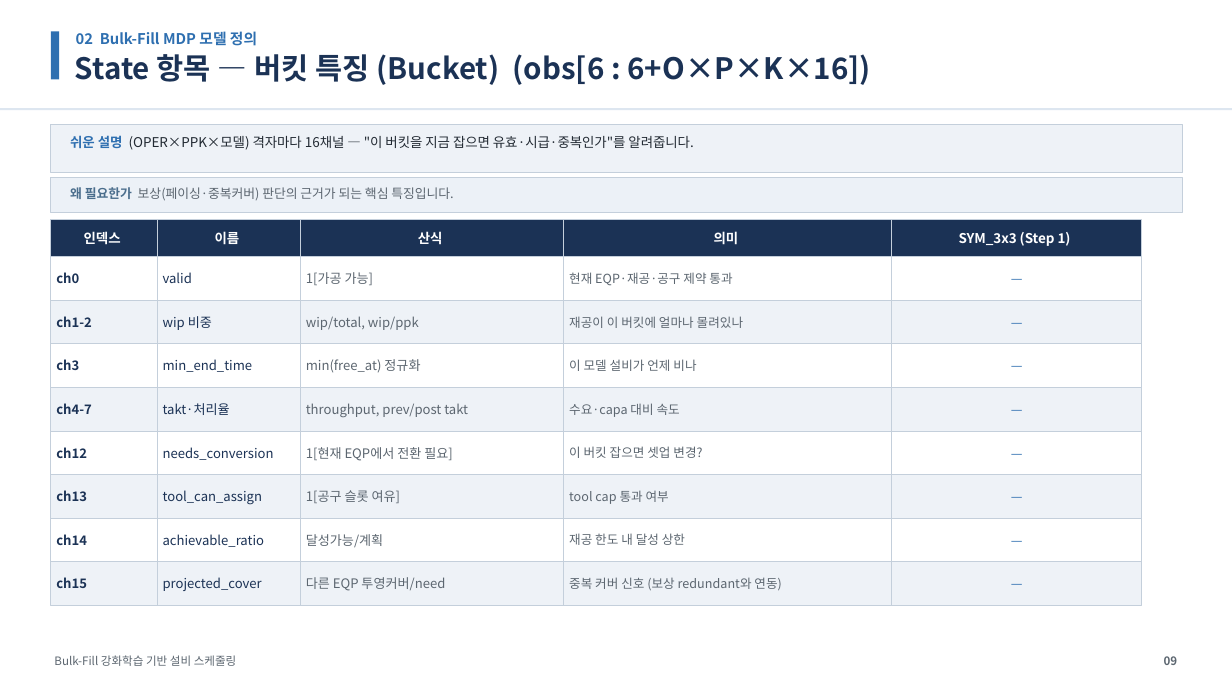
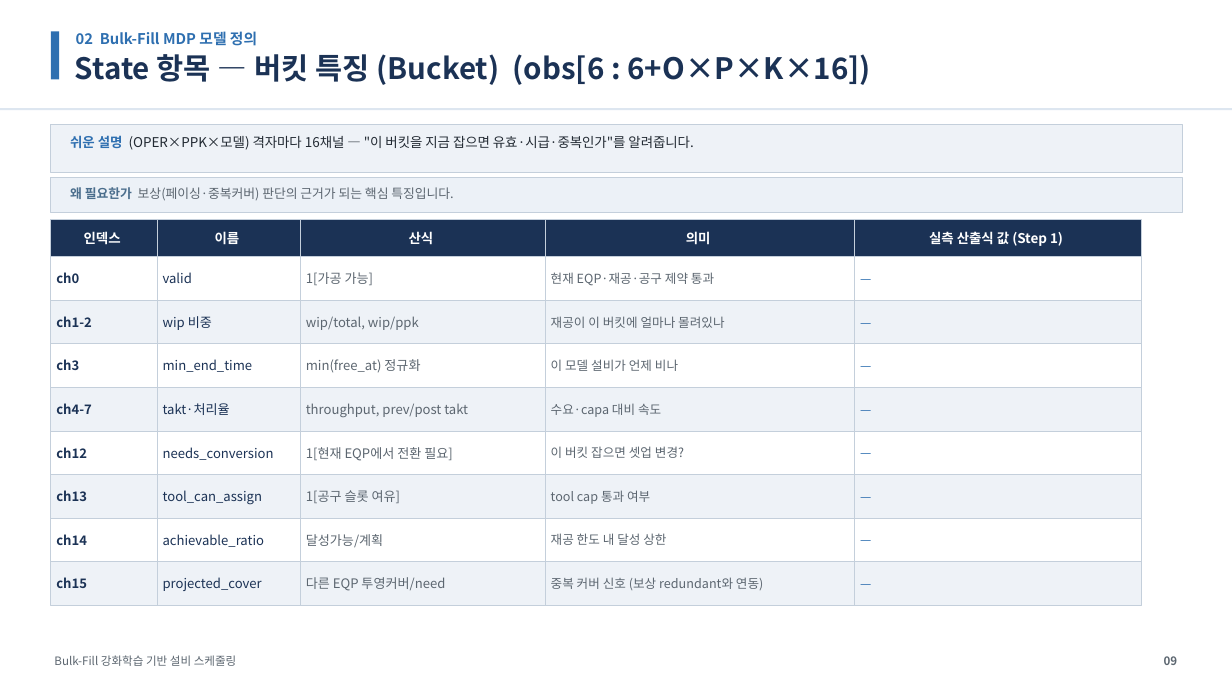
Before and after one commit to relighting123/pjt_scheduling, a slide deck: slide 9 of docs/BulkFill_스케줄링_발표자료.pptx. Drawn at 1232x693 pixels with LibreOffice and Linux fonts; fonts in the diff are those of the drawing. Boxes give left, top, right and bottom in pixels: in the first picture for what was removed or moved away, otherwise in the second. Text is boxed around its words. In the diff, an @@ line names an element or a change of style, - is before the commit and + after.

```diff
--- a/docs/BulkFill_스케줄링_발표자료.pptx
+++ b/docs/BulkFill_스케줄링_발표자료.pptx
@@ rectangle "산식": place and size @@
-rectangle "산식" at <box>300,220,564,257</box>
+rectangle "산식" at <box>300,220,545,257</box>
@@ rectangle "의미": place and size @@
-rectangle "의미" at <box>564,220,892,257</box>
+rectangle "의미" at <box>545,220,855,257</box>
@@ rectangle "실측 산출식 값 (Step 1)": place and size @@
-rectangle "실측 산출식 값 (Step 1)" at <box>892,220,1141,257</box>
+rectangle "실측 산출식 값 (Step 1)" at <box>855,220,1141,257</box>
@@ text in rectangle at <box>929,231,1063,246</box>: text changed @@
-SYM_3x3 (Step 1)
+실측 산출식 값 (Step 1)
@@ rectangle "1[가공 가능]": place and size @@
-rectangle "1[가공 가능]" at <box>300,257,564,300</box>
+rectangle "1[가공 가능]" at <box>300,257,545,300</box>
@@ rectangle "현재 EQP·재공·공구 제약 통과": place and size @@
-rectangle "현재 EQP·재공·공구 제약 통과" at <box>564,257,892,300</box>
+rectangle "현재 EQP·재공·공구 제약 통과" at <box>545,257,855,300</box>
@@ rectangle "—": place and size @@
-rectangle "—" at <box>892,257,1141,300</box>
+rectangle "—" at <box>855,257,1141,300</box>
@@ rectangle "wip/total, wip/ppk": place and size @@
-rectangle "wip/total, wip/ppk" at <box>300,300,564,344</box>
+rectangle "wip/total, wip/ppk" at <box>300,300,545,344</box>
@@ rectangle "재공이 이 버킷에 얼마나 몰려있나": place and size @@
-rectangle "재공이 이 버킷에 얼마나 몰려있나" at <box>564,300,892,344</box>
+rectangle "재공이 이 버킷에 얼마나 몰려있나" at <box>545,300,855,344</box>
@@ rectangle "—": place and size @@
-rectangle "—" at <box>892,300,1141,344</box>
+rectangle "—" at <box>855,300,1141,344</box>
@@ rectangle "min(free_at) 정규화": place and size @@
-rectangle "min(free_at) 정규화" at <box>300,344,564,387</box>
+rectangle "min(free_at) 정규화" at <box>300,344,545,387</box>
@@ rectangle "이 모델 설비가 언제 비나": place and size @@
-rectangle "이 모델 설비가 언제 비나" at <box>564,344,892,387</box>
+rectangle "이 모델 설비가 언제 비나" at <box>545,344,855,387</box>
@@ rectangle "—": place and size @@
-rectangle "—" at <box>892,344,1141,387</box>
+rectangle "—" at <box>855,344,1141,387</box>
@@ rectangle "throughput, prev/post takt": place and size @@
-rectangle "throughput, prev/post takt" at <box>300,387,564,431</box>
+rectangle "throughput, prev/post takt" at <box>300,387,545,431</box>
@@ rectangle "수요·capa 대비 속도": place and size @@
-rectangle "수요·capa 대비 속도" at <box>564,387,892,431</box>
+rectangle "수요·capa 대비 속도" at <box>545,387,855,431</box>
@@ rectangle "—": place and size @@
-rectangle "—" at <box>892,387,1141,431</box>
+rectangle "—" at <box>855,387,1141,431</box>
@@ rectangle "1[현재 EQP에서 전환 필요]": place and size @@
-rectangle "1[현재 EQP에서 전환 필요]" at <box>300,432,564,475</box>
+rectangle "1[현재 EQP에서 전환 필요]" at <box>300,432,545,475</box>
@@ rectangle "이 버킷 잡으면 셋업 변경?": place and size @@
-rectangle "이 버킷 잡으면 셋업 변경?" at <box>564,432,892,475</box>
+rectangle "이 버킷 잡으면 셋업 변경?" at <box>545,432,855,475</box>
@@ rectangle "—": place and size @@
-rectangle "—" at <box>892,432,1141,475</box>
+rectangle "—" at <box>855,432,1141,475</box>
@@ rectangle "1[공구 슬롯 여유]": place and size @@
-rectangle "1[공구 슬롯 여유]" at <box>300,475,564,518</box>
+rectangle "1[공구 슬롯 여유]" at <box>300,475,545,518</box>
@@ rectangle "tool cap 통과 여부": place and size @@
-rectangle "tool cap 통과 여부" at <box>564,475,892,518</box>
+rectangle "tool cap 통과 여부" at <box>545,475,855,518</box>
@@ rectangle "—": place and size @@
-rectangle "—" at <box>892,475,1141,518</box>
+rectangle "—" at <box>855,475,1141,518</box>
@@ rectangle "달성가능/계획": place and size @@
-rectangle "달성가능/계획" at <box>300,518,564,562</box>
+rectangle "달성가능/계획" at <box>300,518,545,562</box>
@@ rectangle "재공 한도 내 달성 상한": place and size @@
-rectangle "재공 한도 내 달성 상한" at <box>564,518,892,562</box>
+rectangle "재공 한도 내 달성 상한" at <box>545,518,855,562</box>
@@ rectangle "—": place and size @@
-rectangle "—" at <box>892,518,1141,562</box>
+rectangle "—" at <box>855,518,1141,562</box>
@@ rectangle "다른 EQP 투영커버/need": place and size @@
-rectangle "다른 EQP 투영커버/need" at <box>300,562,564,605</box>
+rectangle "다른 EQP 투영커버/need" at <box>300,562,545,605</box>
@@ rectangle "중복 커버 신호 (보상 redundant와 ...": place and size @@
-rectangle "중복 커버 신호 (보상 redundant와 ..." at <box>564,562,892,605</box>
+rectangle "중복 커버 신호 (보상 redundant와 ..." at <box>545,562,855,605</box>
@@ size 10.2 to 9.8 pt; alignment centre to left in 8 elements at <box>855,257,1141,300</box>, <box>855,300,1141,344</box>, <box>855,344,1141,387</box>, <box>855,387,1141,431</box>, <box>855,432,1141,475</box>, <box>855,475,1141,518</box>, <box>855,518,1141,562</box>, <box>855,562,1141,605</box> @@
@@ rectangle "—": place and size @@
-rectangle "—" at <box>892,562,1141,605</box>
+rectangle "—" at <box>855,562,1141,605</box>
```
Also in this commit, not shown: 4 other slides changed, 2 other files.
